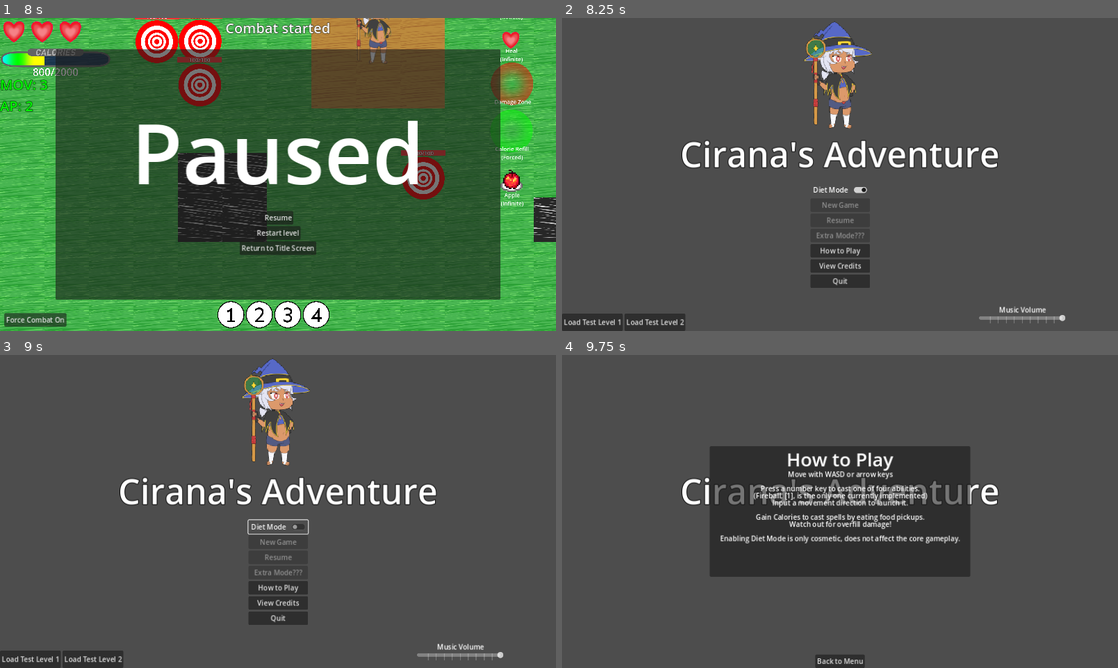
Above: before the commit, frames 1-4 (two rows, left to right).
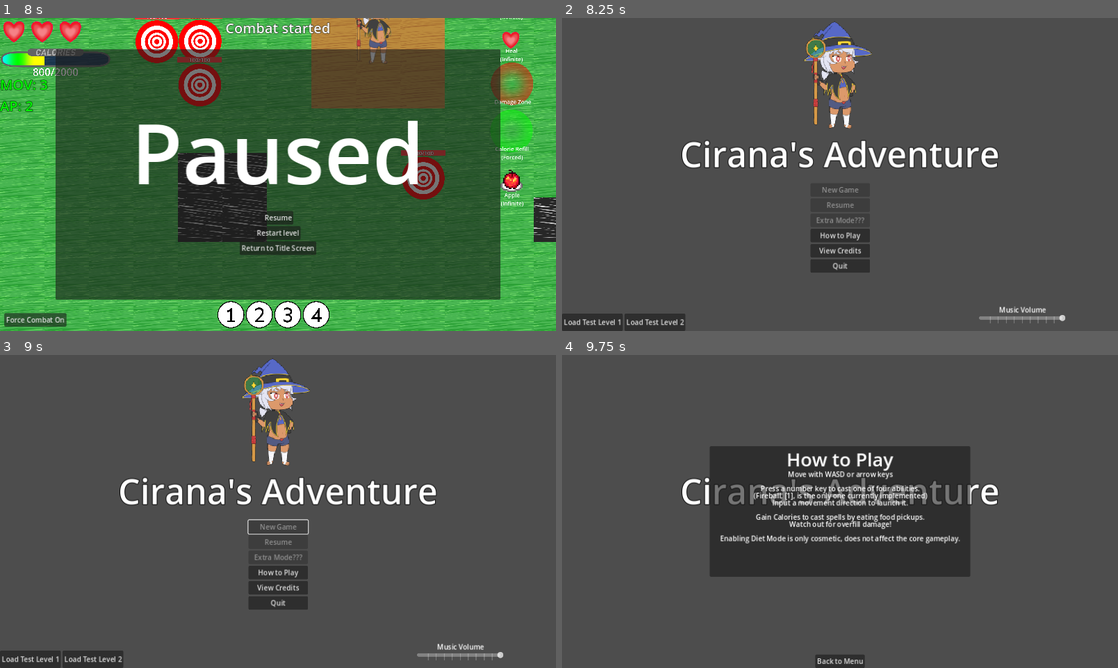
Above: after the commit, the same moments.

Repository: El-Chubbo/cfr-gainjam2024
Game: Godot game, scene res://Scenes/test_level.tscn
The game is run twice, just before and just after one commit, with the same random seed, the same clock (stepped at 60 frames per second) and the same inputs. This scene is started directly instead of the project's main scene. The engine's default icon, where the game draws it, is replaced by a stand-in: a white triangle on a blue panel in a dark square. Sound files missing from this copy of the repository are replaced by a short silence.
Inputs (mouse positions are in pixels of both pictures, inside the frame that each line leads up to):
- Up to frame 1 (8 s): click (233, 315) at 0.5 s; tap Enter at 1.25 s; move the mouse to (400, 158) at 1.27 s; hold Right (right) 1.28-2 s; tap 1 (spell_1) at 1.35 s; click (400, 158) at 1.42 s; tap Space at 1.52 s; click (261, 315) at 2 s; drag from (166, 190) to (189, 36) at 2.77 s; click (289, 315) at 3.5 s; move the mouse to (333, 105) at 4.27 s; hold Left (left) 4.28-5 s; tap 3 (spell_3) at 4.35 s; click (316, 315) at 5 s; drag from (250, 237) to (344, 177) at 5.77 s; click "Force Combat On" at 6.5 s; click "Pause" at 7.25 s
- Up to frame 2 (8.25 s): click "Return to Title Screen" at 8 s
- Up to frame 3 (9 s): click (278, 527) at 8.75 s, where only the run before the commit has a clickable "Diet Mode"
- Up to frame 4 (9.75 s): click "How to Play" at 9.5 s

Frame 1 is identical in both runs. In frame 2, 0.9% of the frame differs, in the area x 44-56%, y 53-87%; in frame 3, 1.0%, in the area x 44-56%, y 19-87%; in frame 4, nothing differs.

Commit message:
Turn softlocks fixed
This fixes the softlocks in two scenarios. 1. The player has two turns back to back. The ordering of the end turn signal and adjusting the turn state was causing the issue and has been fixed. 2. Killing a monster before it can finish its turn. The turn order was being updated before the end turn signal is received, making round_passed never emit. The actual code logic here could be better, but it is fixed.

Diff:
--- a/Global/game_logic.gd
+++ b/Global/game_logic.gd
@@ -228,16 +228,16 @@
 
 func combat_loop() ->void:
 	while(in_combat):
-		print_debug("Sending start turn signal to ", turn_order[current_turn_index])
-		await get_tree().create_timer(3.0)
 		start_turn.emit(turn_order[current_turn_index])
 		active_entity = turn_order[current_turn_index]
+		print("Turn active for ", turn_order[current_turn_index])
 		#signal logic and checks for whose turn it is
 		#sending signals to whichever entity has the turn
 		#waits until the entity emits its "turn_ended" signal
 		await round_passed
 		#synchronization issue: monsters move instantly upon player turn ending when it should wait until after spells finish
 		#if a fireball kills a monster "mid-turn," it never emits its end turn signal and the game softlocks
+		await get_tree().create_timer(5.0)
 	return
 
 func _on_enemy_defeated(enemy: Node2D):
@@ -245,10 +245,18 @@
 	if !in_combat:
 		return
 	print_debug(enemy, "defeated")
-	if current_turn_index >= turn_order.find(enemy):
+	if enemy == active_entity:
+		current_turn_index -= 1
+		round_passed.emit()
+		#game softlocks without the round_passed.emit()
+	elif current_turn_index > turn_order.find(enemy):
 		current_turn_index -= 1
 	turn_order.erase(enemy)
 	entities.erase(enemy)
+	#bug: this iterates the turn index before the end turn signal fires
+	#since the end turn signal won't match the turn index, round_passed never fires
+	#the next active entity never receives it's start turn signal, and the game softlocks
+	##fixed
 	print_debug("Turn order is now ", turn_order)
 	#the quick pans keep going to strange positions
 	camera_quick_pan.emit(enemy.global_position)
--- a/Scenes/main_menu.tscn
+++ b/Scenes/main_menu.tscn
@@ -78,6 +78,7 @@
 
 [node name="DietModeButton" type="CheckButton" parent="MainButtons"]
 unique_name_in_owner = true
+visible = false
 layout_mode = 2
 text = "Diet Mode"
 
--- a/player_movement.gd
+++ b/player_movement.gd
@@ -366,8 +366,9 @@
 	if current_AP <= 0 and turn_state == turn_states.PLAYER_TURN:
 		print("Cirana has ended her turn")
 		has_turn = false
+		turn_state = turn_states.ENEMY_TURN
 		turn_ended.emit(self)
-		turn_state = turn_states.ENEMY_TURN
+		print("Turn state has been set to ", turn_state)
 	return
 
 #observer for receiving signal that the player turn has begun
@@ -385,6 +386,7 @@
 		ap_updated.emit(current_AP)
 		has_turn = true
 		turn_state = turn_states.PLAYER_TURN
+		print("Turn state has been set to ", turn_state)
 		#bug: Cirana softlocked even though this function went through?
 		#it seems right now the controls lock if Cirana has two turns back to back
 	return
